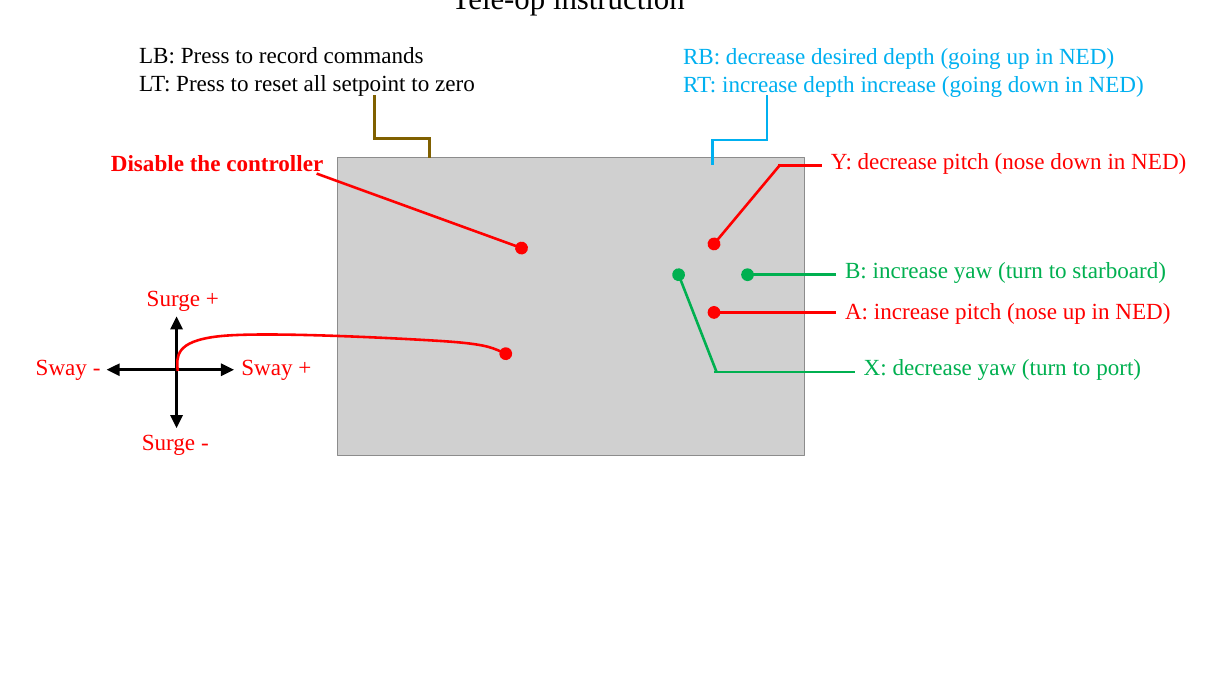
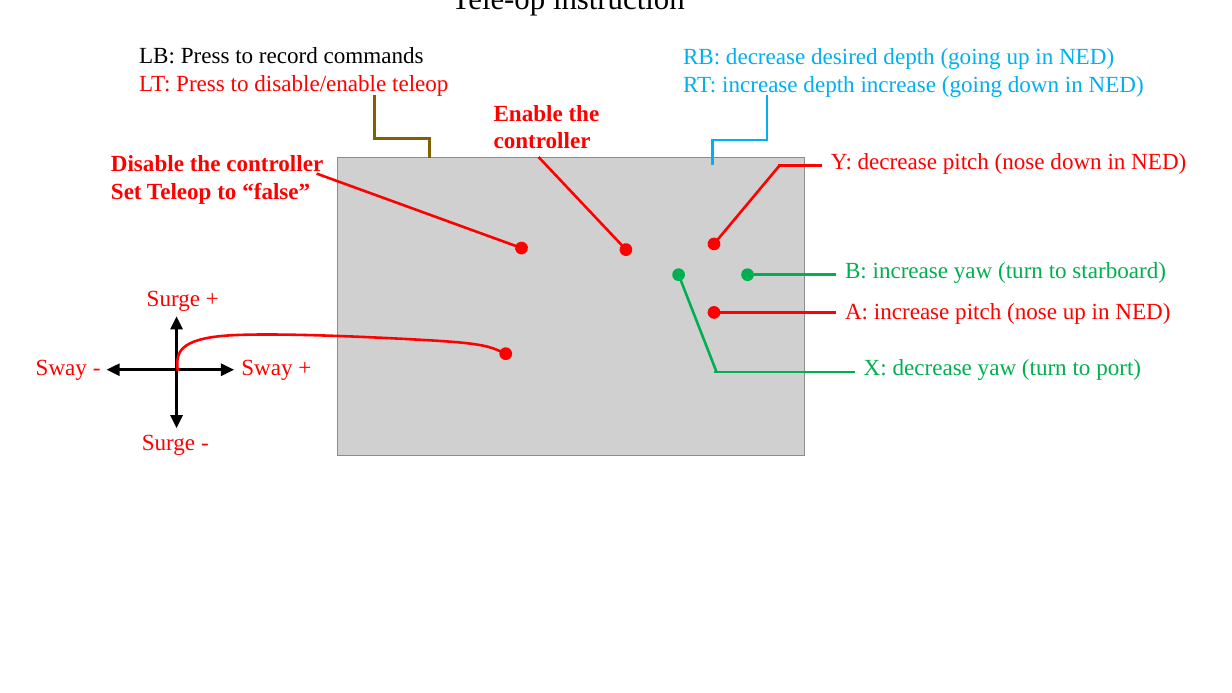
Before and after one commit to GSO-soslab/sosl_auv_manual, a slide deck: slide 1 of pictures/pic.pptx. Drawn at 1232x693 pixels with LibreOffice and Linux fonts; fonts in the diff are those of the drawing; grey boxes stand for pictures. Boxes give left, top, right and bottom in pixels: in the first picture for what was removed or moved away, otherwise in the second. Text is boxed around its words. In the diff, an @@ line names an element or a change of style, - is before the commit and + after.

Commit message:
updated teleop picture

```diff
--- a/pictures/pic.pptx
+++ b/pictures/pic.pptx
@@ text at box(139, 75, 448, 97): text changed; text colour #000000 to #FF0000 @@
-LT: Press to reset all setpoint to zero
+LT: Press to disable/enable teleop
@@ text added at box(494, 105, 600, 149), 18 pt, text #FF0000, bold @@
+Enable the controller
@@ arrow added from (539, 157) to (626, 250), #FF0000 2 pt @@
@@ text at box(111, 182, 310, 204): paragraph added @@
+Set Teleop to “false”
```
Also in this commit, not shown: 2 other files.
